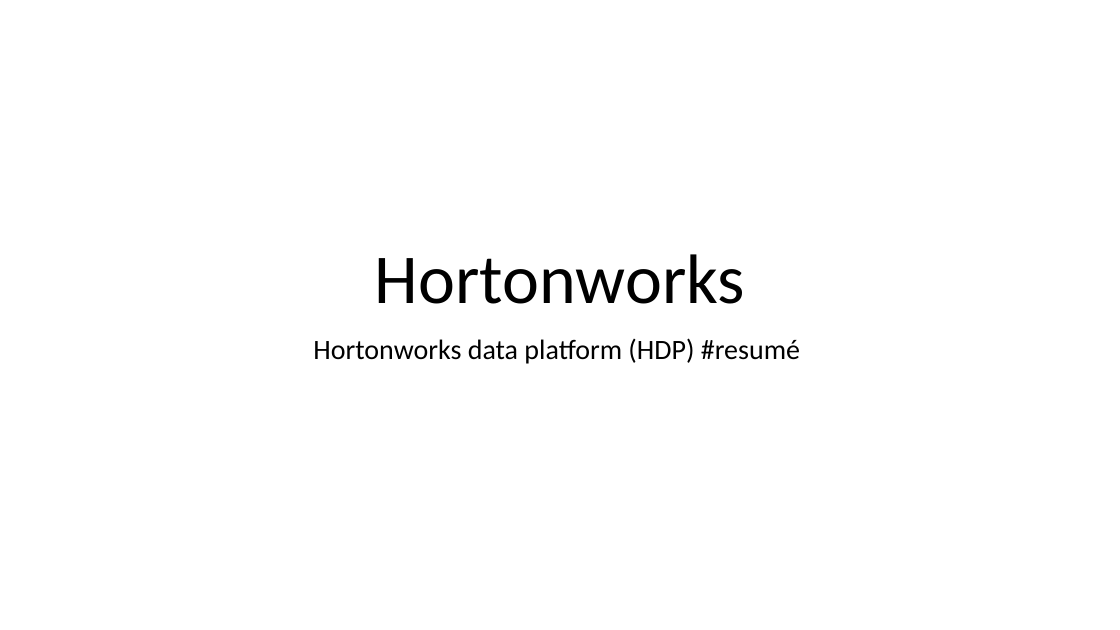
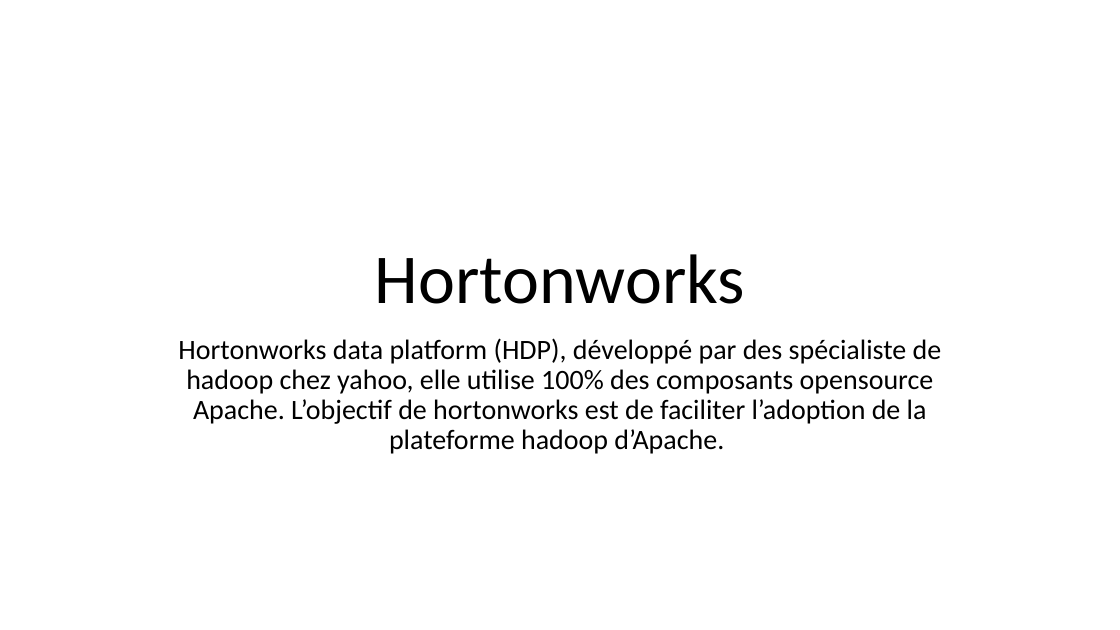
Before and after one commit to scoutantho/ProjetPi2, a slide deck: slide 1 of Rendu entreprise/Hortonworks.pptx. Drawn at 1120x630 pixels with LibreOffice and Linux fonts; fonts in the diff are those of the drawing. Boxes give left, top, right and bottom in pixels: in the first picture for what was removed or moved away, otherwise in the second. Text is boxed around its words. In the diff, an @@ line names an element or a change of style, - is before the commit and + after.

```diff
--- a/Rendu entreprise/Hortonworks.pptx
+++ b/Rendu entreprise/Hortonworks.pptx
@@ subtitle at [178,338,942,454]: text changed @@
-Hortonworks data platform (HDP) #resumé
+Hortonworks data platform (HDP), développé par des spécialiste de hadoop chez yahoo, elle utilise 100% des composants opensource Apache. L’objectif de hortonworks est de faciliter l’adoption de la plateforme hadoop d’Apache.
```
Also in this commit, not shown: 3 other files.
